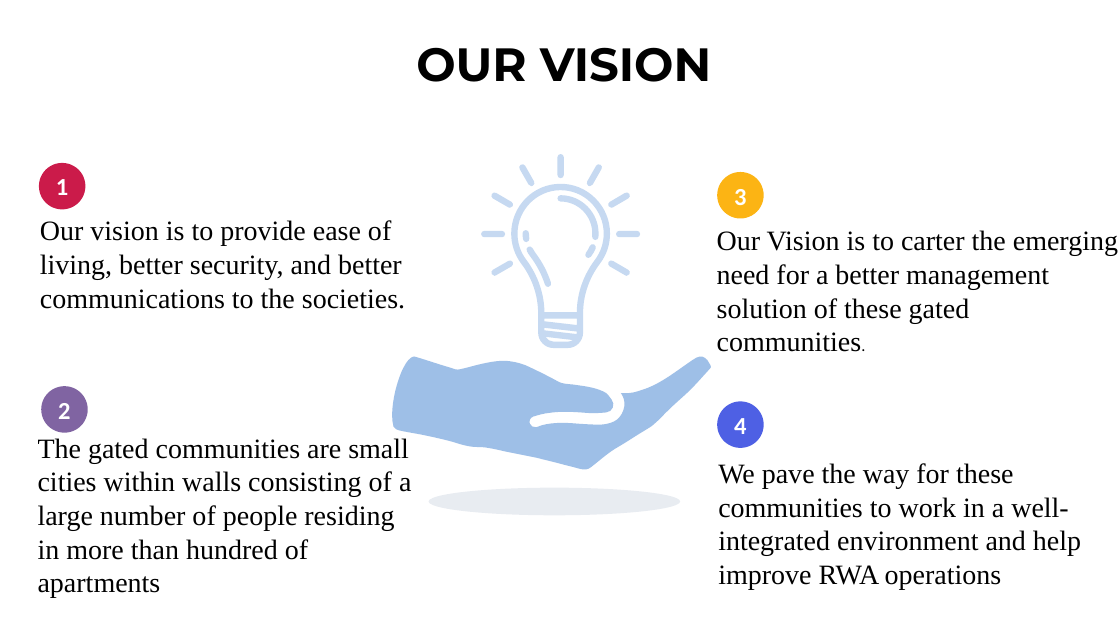
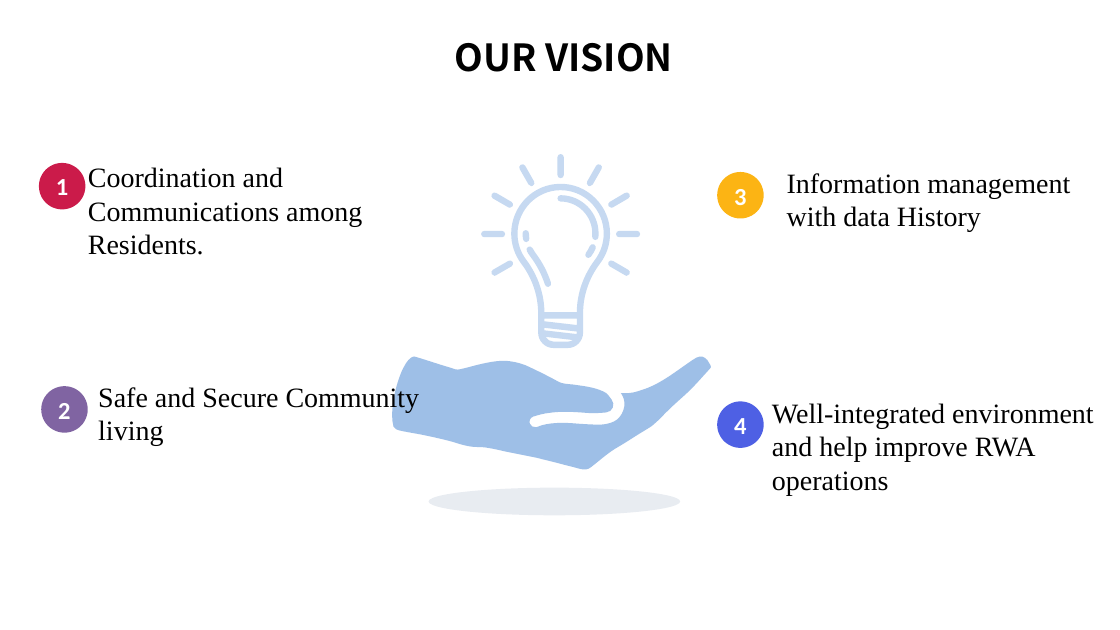
Before and after one commit to Anvisys/Documents, a slide deck: slide 3 of Nestin presentation.pptx. Drawn at 1120x630 pixels with LibreOffice and Linux fonts; fonts in the diff are those of the drawing. Boxes give left, top, right and bottom in pixels: in the first picture for what was removed or moved away, otherwise in the second. Text is boxed around its words. In the diff, an @@ line names an element or a change of style, - is before the commit and + after.

```diff
--- a/Nestin presentation.pptx
+++ b/Nestin presentation.pptx
@@ text "OUR VISION" at <box>454,43,673,72</box>: size 40 to 32 pt, font Montserrat to Noto Sans CJK TC @@
@@ text at <box>88,167,362,255</box>: text changed @@
-Our vision is to provide ease of living, better security, and better communications to the societies.
+Coordination and Communications among Residents.
@@ text added at <box>787,173,1070,232</box>, 24 pt, text #000000 @@
+Information management
+with data History
@@ text removed at <box>717,230,1118,352</box> @@
-Our Vision is to carter the emerging need for a better management solution of these gated communities.
@@ text added at <box>98,385,420,446</box>, 24 pt, text #000000 @@
+Safe and Secure Community living
@@ text at <box>772,403,1093,496</box>: text changed @@
-We pave the way for these communities to work in a well-integrated environment and help improve RWA operations
+Well-integrated environment and help improve RWA operations
@@ text removed at <box>38,438,411,598</box> @@
-The gated communities are small cities within walls consisting of a large number of people residing in more than hundred of apartments
```
Also in this commit, not shown: 11 other slides changed, 1 slide added, 1 slide removed.
